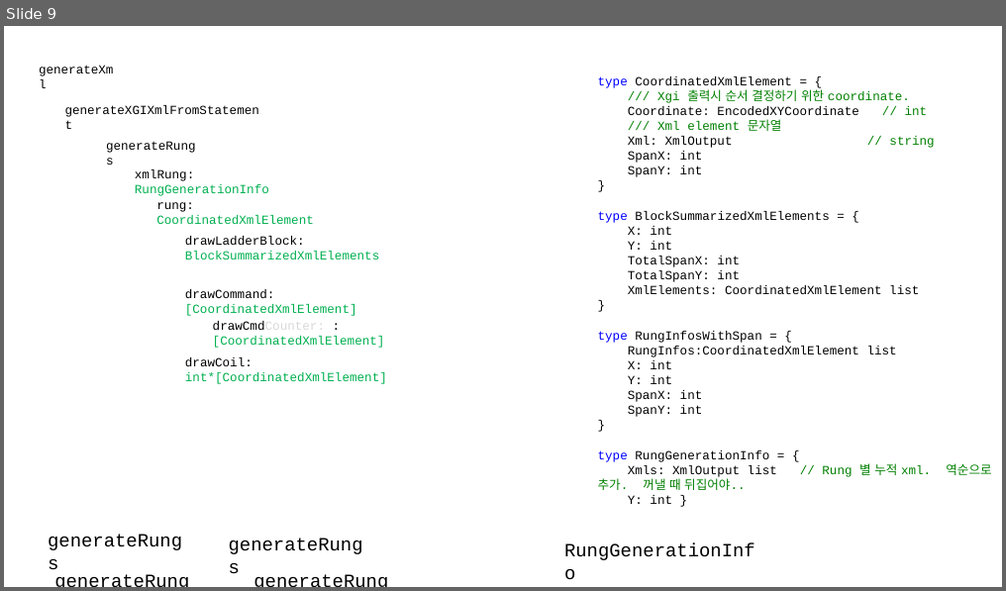
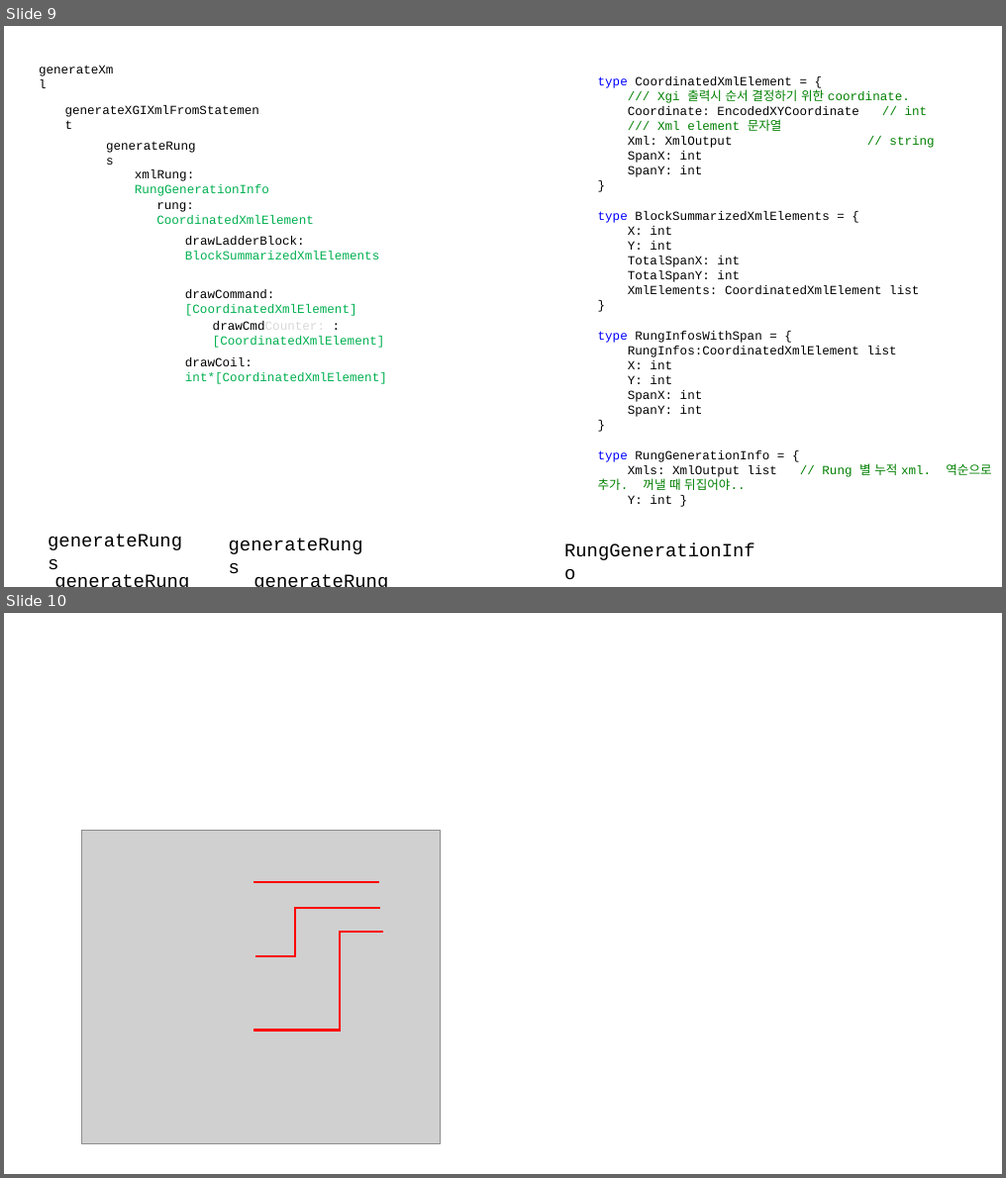
Before and after one commit to DualsoftDev/ds, a slide deck: DsDotNet/src/PLC/PLC.CodeGen.LSXGI/Documents/XgiLadder.pptx. Shown one above the other, each under a label of ours: slide 9 before the commit, slides 9 and 10 after it. The pictures are 1006x591 and 1006x1178 pixels, drawn with LibreOffice and Linux fonts; fonts in the diff are those of the drawing; grey boxes stand for pictures. Boxes give left, top, right and bottom in pixels: in the first picture for what was removed or moved away, otherwise in the second. Text is boxed around its words. In the diff, an @@ line names an element or a change of style, - is before the commit and + after.

```diff
--- a/DsDotNet/src/PLC/PLC.CodeGen.LSXGI/Documents/XgiLadder.pptx
+++ b/DsDotNet/src/PLC/PLC.CodeGen.LSXGI/Documents/XgiLadder.pptx
@@ slide 10 added at <box>4,613,1002,1174</box>, background #FFFFFF @@
@@ picture added at <box>81,830,440,1145</box> @@
@@ line added from (254, 882) to (379, 882), #FF0000 2.25 pt @@
@@ elbow line added from (255, 957) to (380, 908), #FF0000 2.25 pt @@
@@ elbow line added from (254, 1031) to (383, 932), #FF0000 2.25 pt @@
```
Also in this commit, not shown: 1 other slide added, 1 other file.
